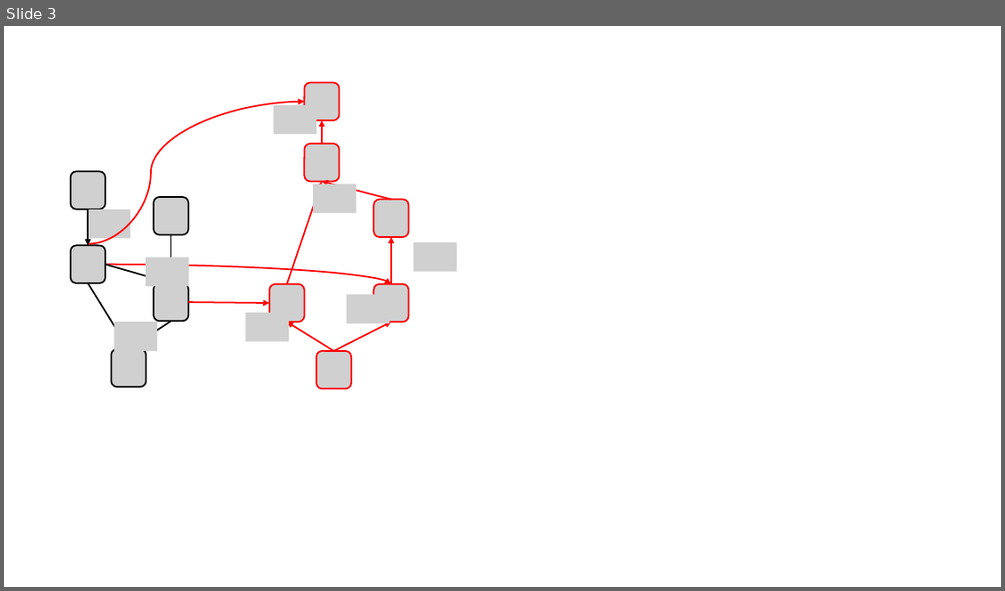
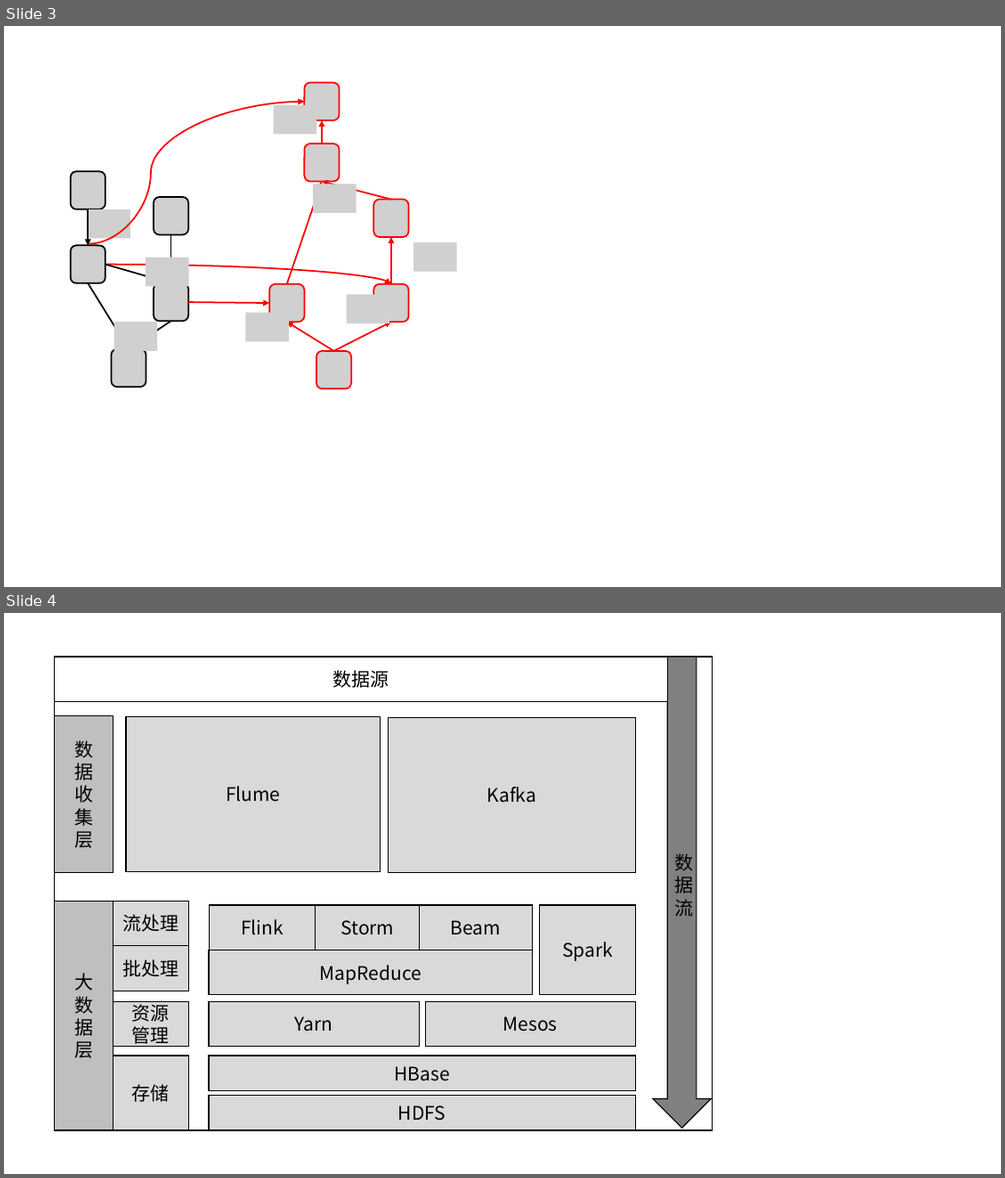
Before and after one commit to LB-Yu/publication, a slide deck: pic.pptx. Shown one above the other, each under a label of ours: slide 3 before the commit, slides 3 and 4 after it. The pictures are 1005x591 and 1005x1178 pixels, drawn with LibreOffice and Linux fonts; fonts in the diff are those of the drawing; grey boxes stand for pictures. Boxes give left, top, right and bottom in pixels: in the first picture for what was removed or moved away, otherwise in the second. Text is boxed around its words. In the diff, an @@ line names an element or a change of style, - is before the commit and + after.

```diff
--- a/pic.pptx
+++ b/pic.pptx
@@ slide 4 added at (x1=4, y1=613, x2=1001, y2=1174), background #FFFFFF @@
@@ group added at (x1=55, y1=657, x2=712, y2=1130): 19 rectangles, 1 down arrow @@
+数据流
+数据源
+数
+据
+收
+集
+层
+大
+数
+据
+层
+存储
+HDFS
+HBase
+资源
+管理
+Yarn
+Mesos
+批处理
+流处理
+MapReduce
+Spark
+Flink
+Storm
+Beam
+Flume
+Kafka
```
Also in this commit, not shown: 6 other files.
